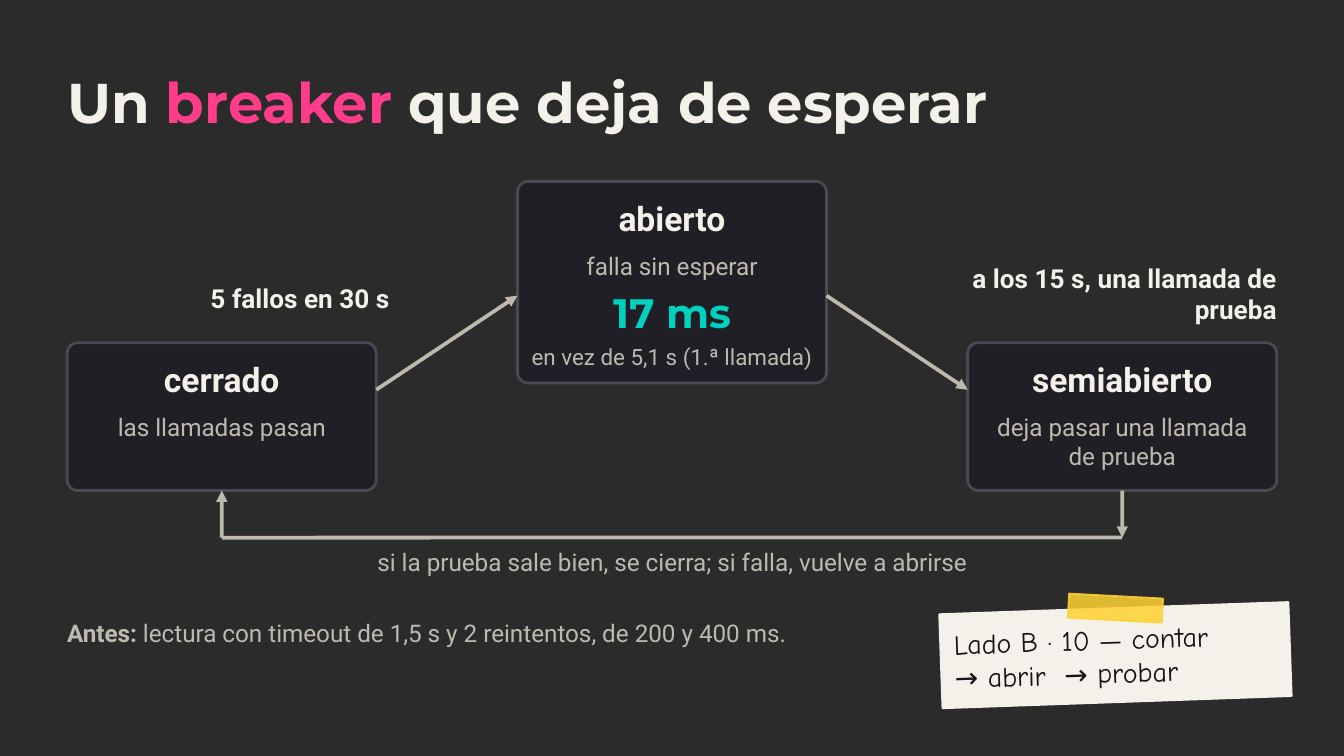
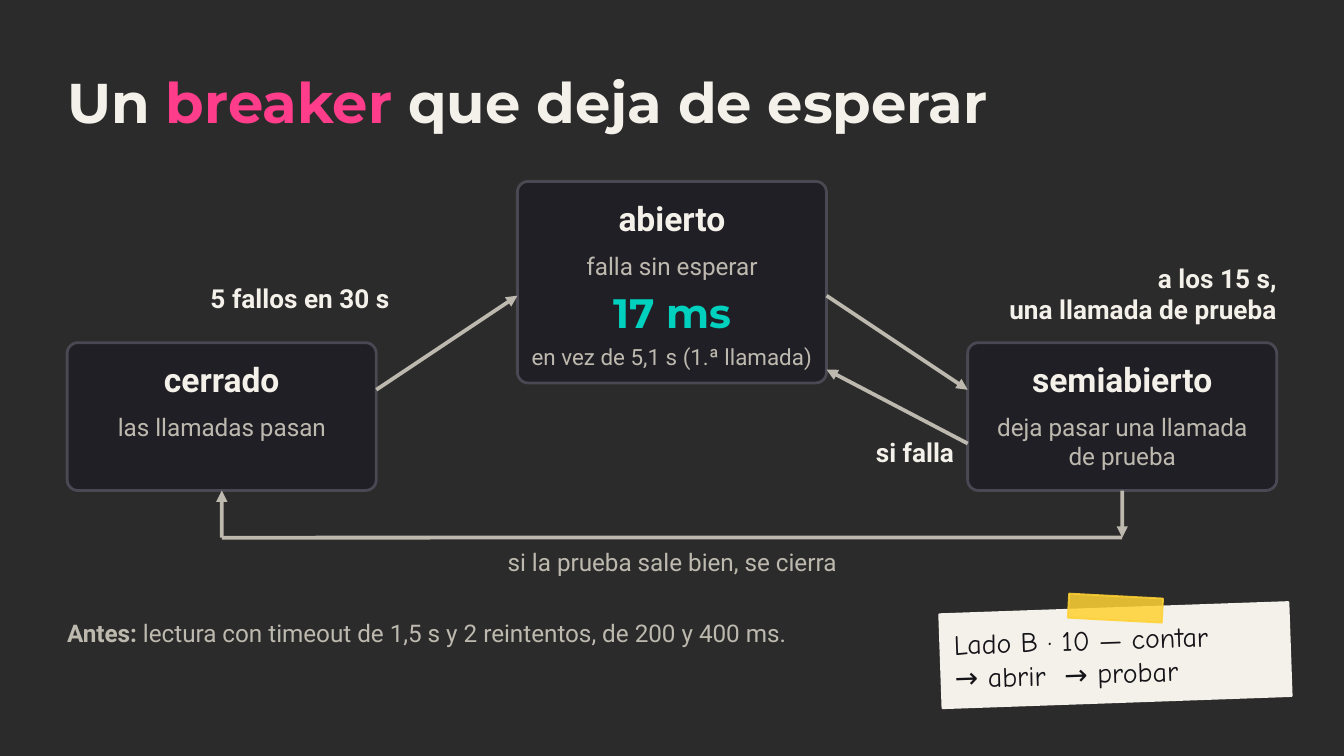
Before and after one commit to ChristianFRZ/FLDSMDFR, a slide deck: slide 10 of docs/presentacion/meloxo.pptx. Drawn at 1344x756 pixels with LibreOffice and Linux fonts; fonts in the diff are those of the drawing; background and template pictures are left out; a plain dark background stands for a picture behind light text. Boxes give left, top, right and bottom in pixels: in the first picture for what was removed or moved away, otherwise in the second. Text is boxed around its words. In the diff, an @@ line names an element or a change of style, - is before the commit and + after.

```diff
--- a/docs/presentacion/meloxo.pptx
+++ b/docs/presentacion/meloxo.pptx
@@ text at [1009,268,1277,325]: text changed @@
-a los 15 s, una llamada de prueba
+a los 15 s,
+una llamada de prueba
@@ arrow added from (968, 444) to (827, 370), #BDB9AF 2 pt @@
@@ text added at [876,442,954,463], 14 pt, text #F4F1EA, bold @@
+si falla
@@ text at [508,553,837,576]: text changed @@
-si la prueba sale bien, se cierra; si falla, vuelve a abrirse
+si la prueba sale bien, se cierra
```
Also in this commit, not shown: 6 other slides changed, 5 other files.
